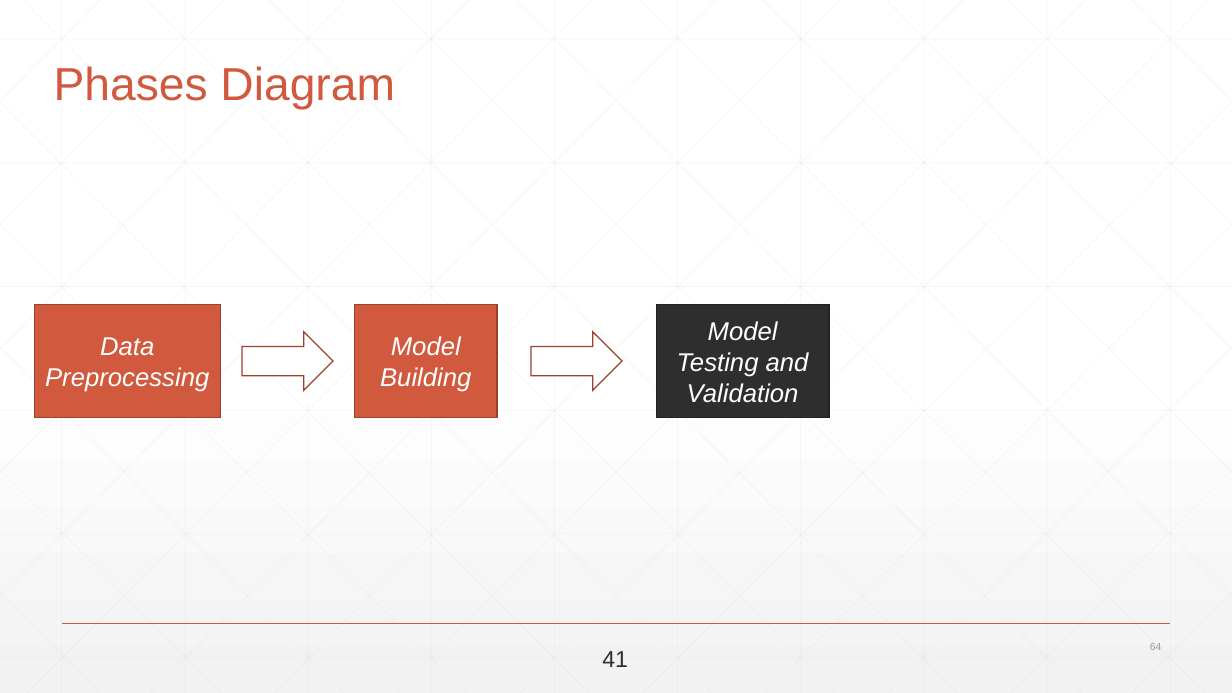
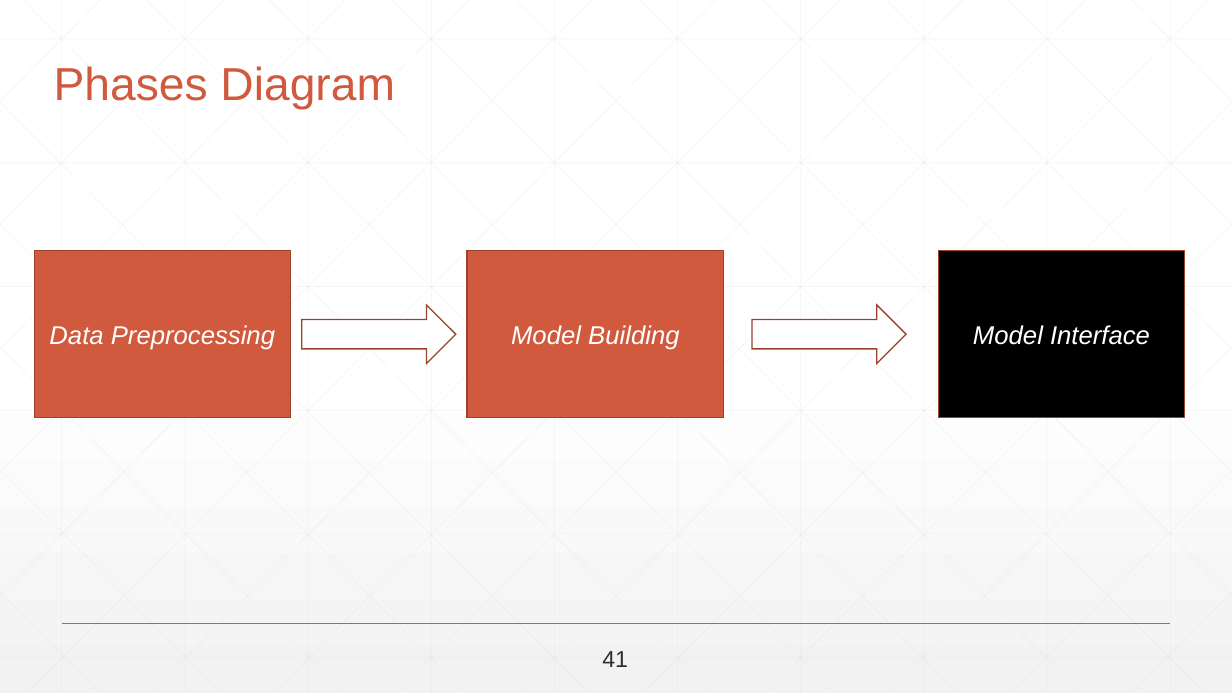
Before and after one commit to abdallahshaaban/Visual-Question-Answering, a slide deck: slide 64 of Seminars + Proposal + Documentation/Final Seminar/Visual-QA-Final-Seminar-2017.pptx. Drawn at 1232x693 pixels with LibreOffice and Linux fonts; fonts in the diff are those of the drawing. Boxes give left, top, right and bottom in pixels: in the first picture for what was removed or moved away, otherwise in the second. Text is boxed around its words. In the diff, an @@ line names an element or a change of style, - is before the commit and + after.

```diff
--- a/Seminars + Proposal + Documentation/Final Seminar/Visual-QA-Final-Seminar-2017.pptx
+++ b/Seminars + Proposal + Documentation/Final Seminar/Visual-QA-Final-Seminar-2017.pptx
@@ rectangle "Data Preprocessing": place and size @@
-rectangle "Data Preprocessing" at [34,304,220,418]
+rectangle "Data Preprocessing" at [34,250,290,418]
@@ rectangle "Model Building": place and size @@
-rectangle "Model Building" at [355,304,497,418]
+rectangle "Model Building" at [468,250,725,418]
@@ rectangle added at [939,250,1186,418], fill #000000, outline #9B432E 1 pt, 20 pt, text #FFFFFF, italic @@
+Model Interface
@@ right arrow: place and size @@
-right arrow at [242,332,333,390]
+right arrow at [302,305,457,363]
@@ rectangle removed at [656,304,829,418] @@
-Model Testing and Validation
@@ right arrow added at [752,305,907,363], fill #FFFFFF, outline #9B432E 1 pt @@
@@ right arrow removed at [531,332,622,390] @@
@@ page number removed at [1150,643,1161,650] @@
-64
```
Also in this commit, not shown: 62 other slides changed, 2 slides added, 1 slide removed.
